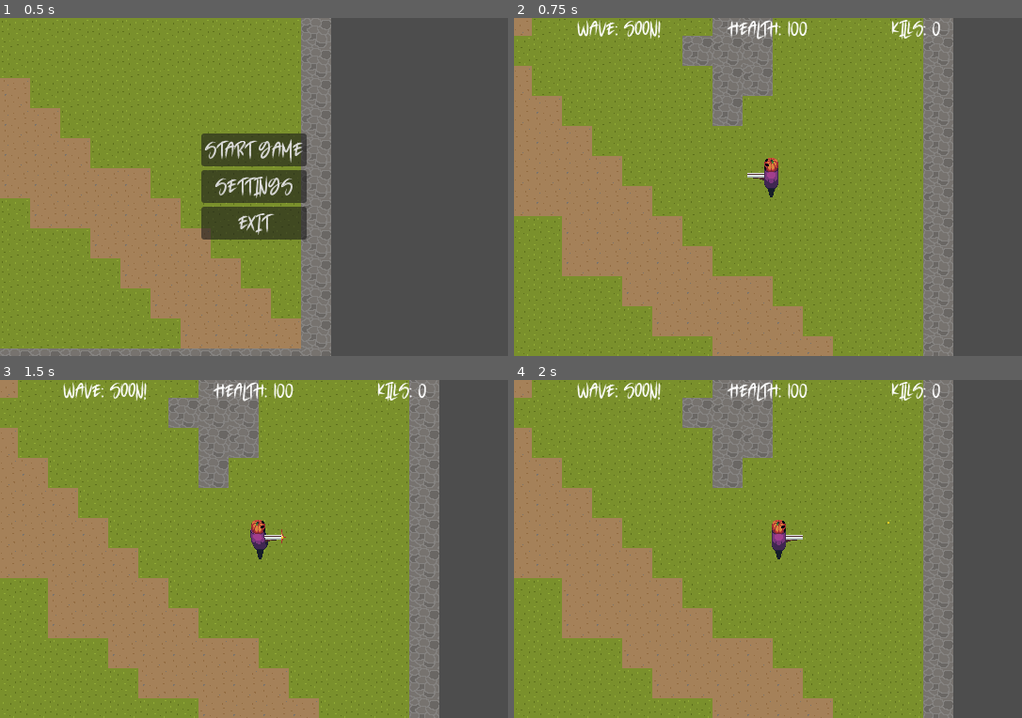
Above: before the commit, frames 1-4 (two rows, left to right).
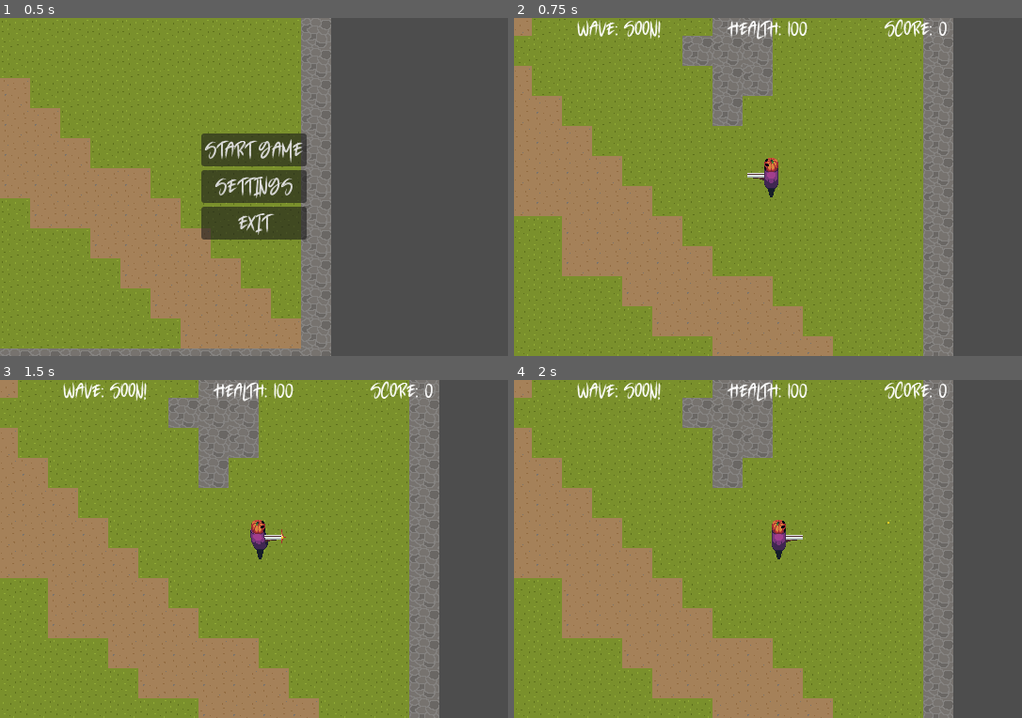
Above: after the commit, the same moments.

Repository: joshuardecker/eternal-harvest
Game: Godot game, scene res://Start/start.tscn
Two runs of this game, one before a commit and one after it. Both use one fixed random seed, a clock stepped at 60 frames per second and the inputs below.
Inputs (mouse positions are in pixels of both pictures, inside the frame that each line leads up to):
- Up to frame 1 (0.5 s): no input
- Up to frame 2 (0.75 s): click "Start Game" at 0.5 s
- Up to frame 3 (1.5 s): tap Enter at 1.25 s; move the mouse to (365, 532) at 1.27 s; hold D (right) from 1.28 s (still down); click (365, 532) at 1.35 s
- Up to frame 4 (2 s): keep holding D (right)

Frame 1 is identical in both runs. In frame 2, 0.3% of the frame differs, in the area x 72-86%, y 0-7%; in frame 3, 0.3%; in frame 4, 0.3%.

Commit message:
Changed kills to score, a slightly different system

Diff:
--- a/UI/hud.tscn
+++ b/UI/hud.tscn
@@ -10,6 +10,7 @@
 
 [node name="HUD" type="Control" groups=["HUD"]]
 layout_mode = 3
+anchors_preset = 0
 offset_right = 540.0
 offset_bottom = 360.0
 grow_horizontal = 2
@@ -47,8 +48,8 @@
 custom_minimum_size = Vector2(50, 0)
 layout_mode = 2
 
-[node name="KillAmount" type="Label" parent="CenterContainer/HBoxContainer"]
+[node name="Score" type="Label" parent="CenterContainer/HBoxContainer"]
 custom_minimum_size = Vector2(100, 0)
 layout_mode = 2
-text = "Kills: 0"
+text = "Score: 0"
 horizontal_alignment = 1
